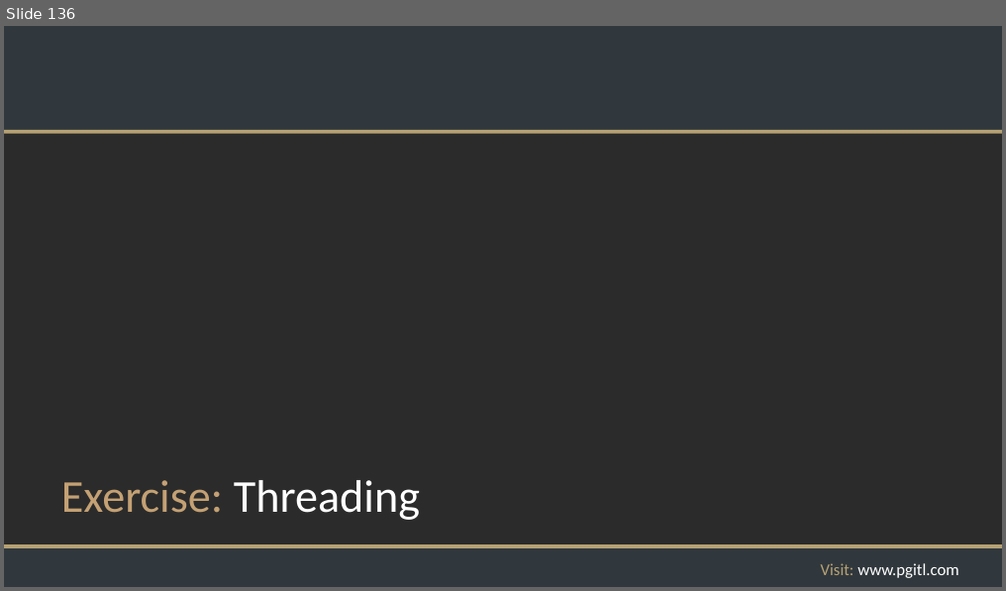
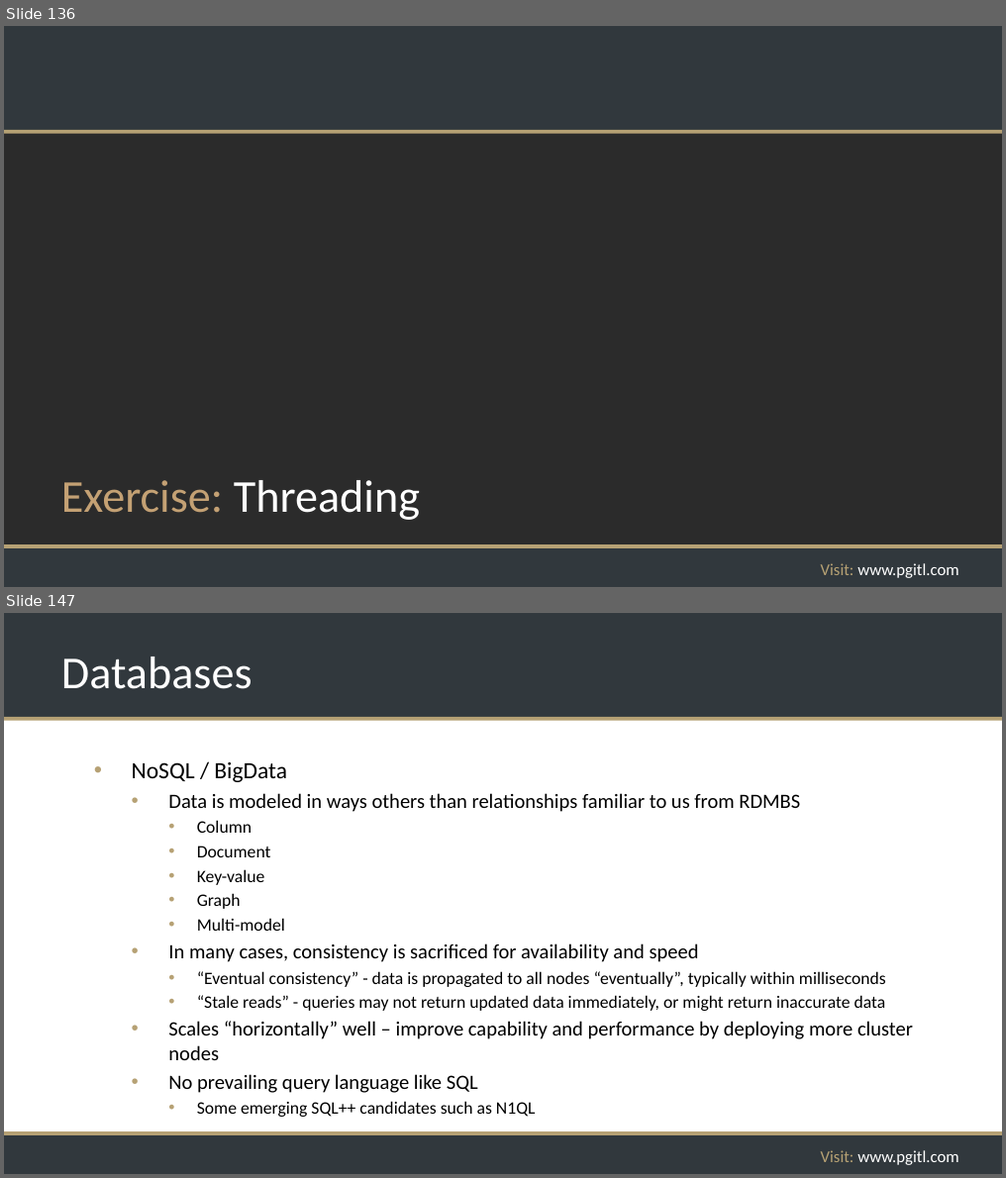
Before and after one commit to rikkouri/project-a, a slide deck: Programming Foundations.pptx. Shown one above the other, each under a label of ours: slide 136 before the commit, slides 136 and 147 after it; the slides between them are not shown. The pictures are 1006x591 and 1006x1178 pixels, drawn with LibreOffice and Linux fonts; fonts in the diff are those of the drawing; background and template pictures are left out; a plain dark background stands for a picture behind light text. Boxes give left, top, right and bottom in pixels: in the first picture for what was removed or moved away, otherwise in the second. Text is boxed around its words. In the diff, an @@ line names an element or a change of style, - is before the commit and + after.

Commit message:
Added database slides

```diff
--- a/Programming Foundations.pptx
+++ b/Programming Foundations.pptx
@@ slide 147 added at <box>4,613,1002,1174</box>, background #FFFFFF; not listed: 5 template elements that a slide beside it also shows @@
@@ title added at <box>61,657,252,689</box>, 44 pt, text #FFFFFF @@
+Databases
@@ text added at <box>132,762,913,1117</box>, 16.8 pt, text #000000 @@
+• NoSQL / BigData
+  • Data is modeled in ways others than relationships familiar to us from RDMBS
+    • Column
+    • Document
+    • Key-value
+    • Graph
+    • Multi-model
+  • In many cases, consistency is sacrificed for availability and speed
+    • “Eventual consistency” - data is propagated to all nodes “eventually”, typically within milliseconds
+    • “Stale reads” - queries may not return updated data immediately, or might return inaccurate data
+  • Scales “horizontally” well – improve capability and performance by deploying more cluster nodes
+  • No prevailing query language like SQL
+    • Some emerging SQL++ candidates such as N1QL
```
Also in this commit, not shown: 1 slide changed, 18 other slides added, 1 slide removed.
